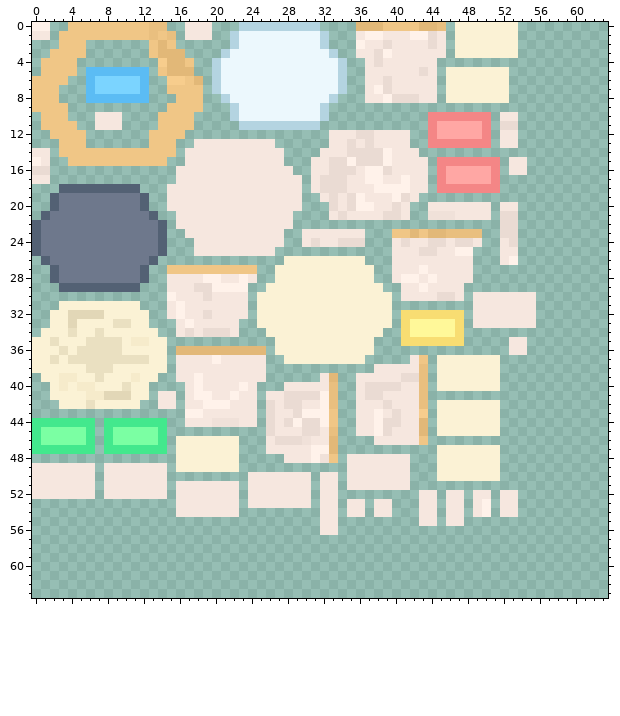
Pixel-art sprite: Assets/Textures/T_TeacupV1.png. This is how it looked before the edit.
The file is 64x64 pixels. Colours within 5 levels of each other are drawn and written as one.
The result:
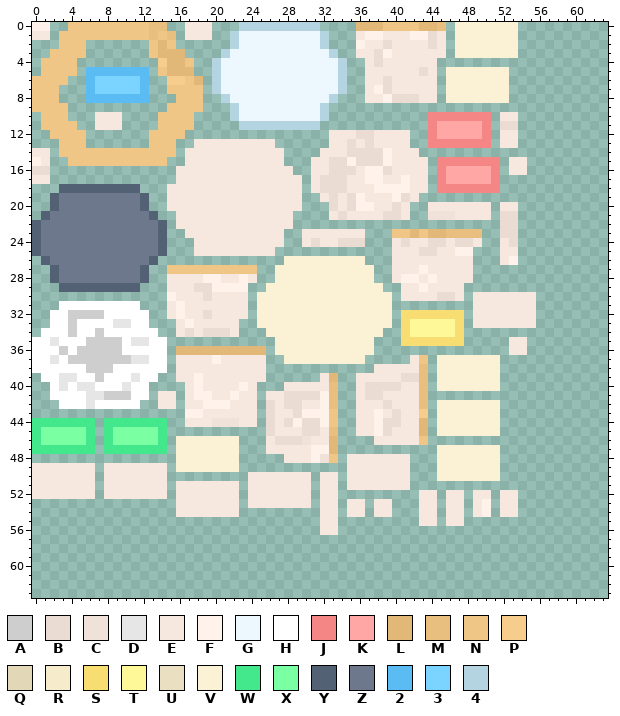
Palette (. is transparent): A #cecece  B #eadbd3  C #f0e1d9  D #e6e6e6  E #f6e7df  F #fff2ea  G #ecf8fd  H #ffffff  J #f48686  K #ffa7a4  L #e2b878  M #e9bf7f  N #f0c686  P #f7cd8d  Q #e2d7b7  R #f6ebcb  S #f8dd72  T #fff899  U #eae0c1  V #fbf2d5  W #43e88d  X #7bffa3  Y #536174  Z #6e788c  2 #5bbcf4  3 #7bd4ff  4 #b4d4e1
Diff:
y 31: x 3..11 VVVVVVVVV -> HHHHHHHHH
y 32: x 2..12 VVQQQQVVVVV -> HHAAAAHHHHH
y 33: x 2..12 VVQVVVVUUVV -> HHAHHHHDDHH
y 34: x 1..13 VVVUVVUVVVVVV -> HHHAHHAHHHHHH
y 35: x 0..14 VVUVVVUUUUVRRVV -> HHDHHHAAAAHDDHH
y 36: x 0..14 VVVUVUUUUUVVVVV -> HHHAHAAAAAHHHHH
y 37: x 0..14 VVUVUUUUUUUUUVV -> HHDHAAAAAAADDHH
y 38: x 0..14 VVVVVVUUUVVVVVV -> HHHHHHAAAHHHHHH
y 39: x 1..13 VVRRVVUVVVRVV -> HHDDHHAHHHDHH
y 40: x 2..12 VRVRRVVVUVV -> HDHDDHHHDHH
y 41: x 2..12 VVVVRRQQQVV -> HHHHDDAAAHH
y 42: x 3..11 VVVUVVVVV -> HHHDHHHHH
